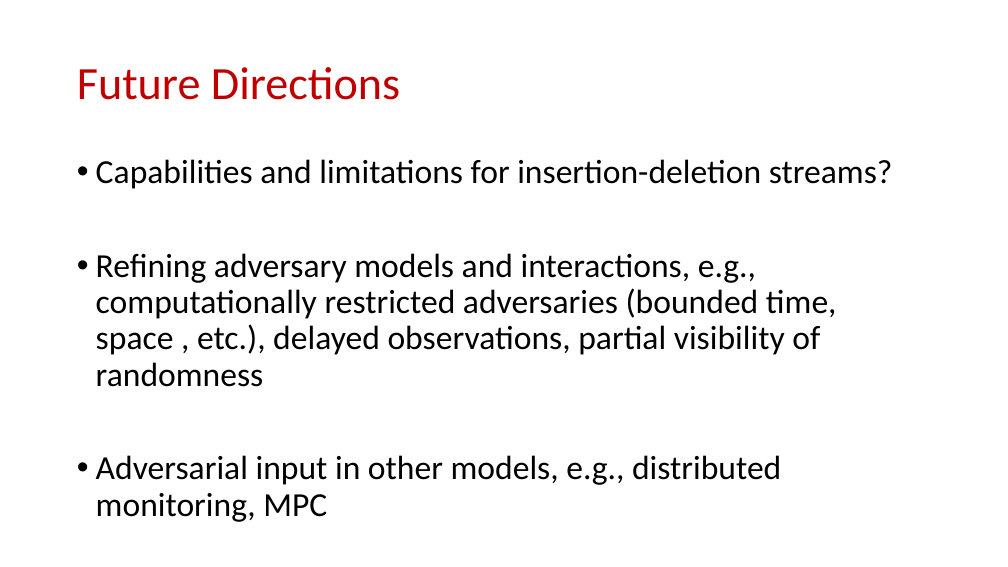
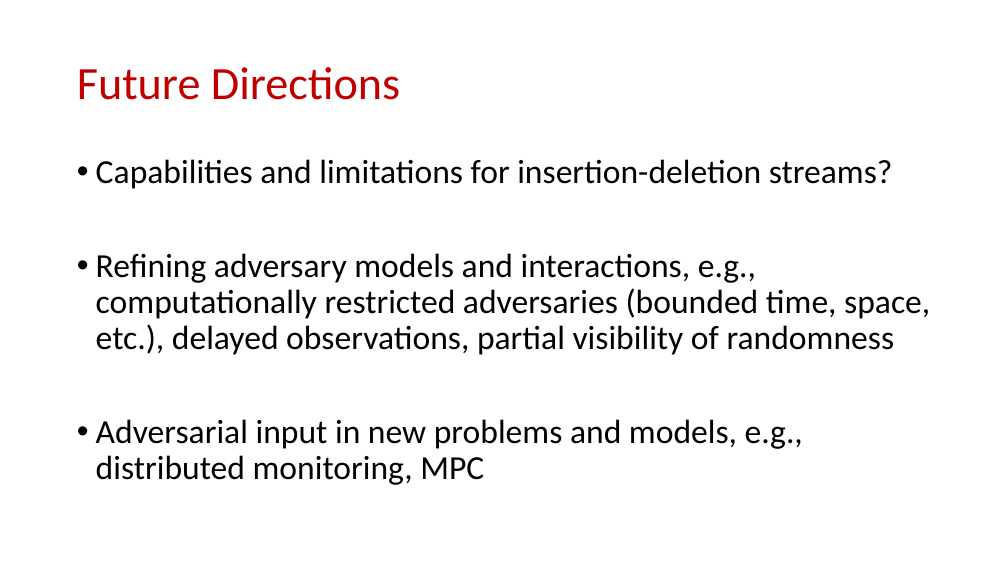
Before and after one commit to samsonzhou/samsonzhou.github.io, a slide deck: slide 57 of other-talks/A Tutorial on Adversarial Robustness.pptx (slide 52 before the commit). Drawn at 1008x567 pixels with LibreOffice and Linux fonts; fonts in the diff are those of the drawing. Boxes give left, top, right and bottom in pixels: in the first picture for what was removed or moved away, otherwise in the second. Text is boxed around its words. In the diff, an @@ line names an element or a change of style, - is before the commit and + after.

```diff
--- a/other-talks/A Tutorial on Adversarial Robustness.pptx
+++ b/other-talks/A Tutorial on Adversarial Robustness.pptx
@@ text at box(96, 253, 930, 485): text changed @@
-• Refining adversary models and interactions, e.g., computationally restricted adversaries (bounded time, space , etc.), delayed observations, partial visibility of randomness
-• Adversarial input in other models, e.g., distributed monitoring, MPC
+• Refining adversary models and interactions, e.g., computationally restricted adversaries (bounded time, space, etc.), delayed observations, partial visibility of randomness
+• Adversarial input in new problems and models, e.g., distributed monitoring, MPC
```
Also in this commit, not shown: 8 other slides changed, 8 slides added, 2 slides removed, 1 other file.
